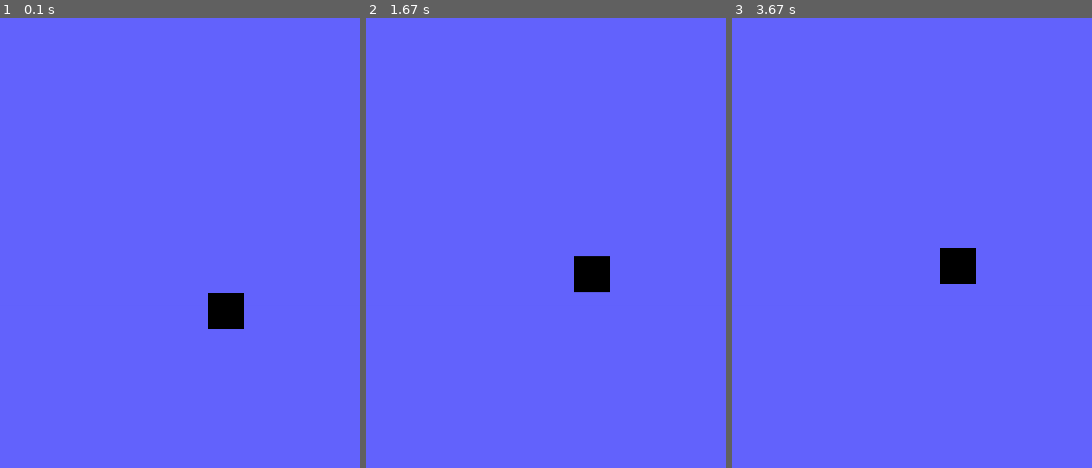
Above: before the commit, frames 1-3 (left to right).
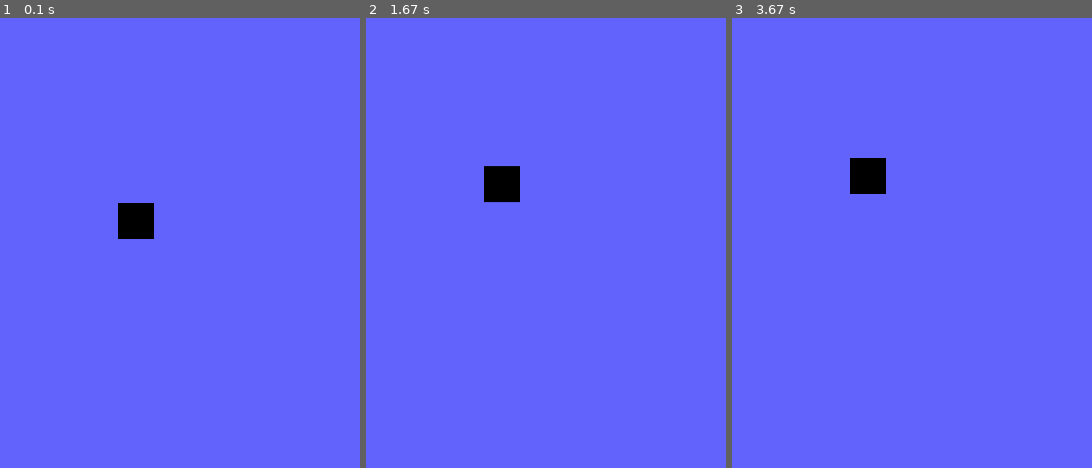
Above: after the commit, the same moments.

Repository: Umepejo/pygame
Game: pygame game, started from dino_game/test.py
Same seed, same stepped clock (60 frames per second), same inputs: the game is played once before the commit and once after it.
Inputs:
- Up to frame 1 (0.1 s): no input
- Up to frame 2 (1.67 s): hold Up 0.33-0.8 s
- Up to frame 3 (3.67 s): no input
The pictures show only the part of the screen within x 21-71%, y 9-59%; the shares and areas given below are measured in that part.
The window is 720x900 before the commit and 540x540 after it. Grey fills any space a smaller window leaves; there, only what the larger window draws over its background counts as a difference.

The runs differ from the first frame. In frame 1, 1.6% of the frame differs, in the area x 32-68%, y 41-70%; in frame 2, 1.6%, in the area x 32-68%, y 32-62%; in frame 3, 1.6%.

Commit message:
basically nothing

Diff:
--- a/dino_game/main.py
+++ b/dino_game/main.py
@@ -46,11 +46,12 @@
         return image
 
     cwd = os.getcwd()
-
-    dino_sheet = pg.image.load(os.path.normpath(cwd+'/dino_game/assets/DinoSprites.png')).convert_alpha()
+    print(cwd)
+    dino_sheet = pg.image.load(os.path.normpath(cwd+'/pygame/dino_game/assets/DinoSprites.png')).convert_alpha()
 
     d_idle_list = []
     d_walk_list = []
+    d_jump_list = []
 
     #Assign sprites
     d_idle_list.append(_image_at(dino_sheet, 0, 24, 24, 3, False))
@@ -60,7 +61,7 @@
     d_walk_list.append(_image_at(dino_sheet, 7, 24, 24, 3, False))
     d_walk_list.append(_image_at(dino_sheet, 8, 24, 24, 3, False))
     d_walk_list.append(_image_at(dino_sheet, 9, 24, 24, 3, False))
-    d_walk_list.append(_image_at(dino_sheet, 10, 24, 24, 3, False))
+    d_jump_list.appned(_image_at(dino_sheet, 11, 24, 24, 3, False))
 
     return d_idle_list, d_walk_list
 
@@ -76,7 +77,7 @@
 
     #Moving left or right based on input + cycling animation
     anim_num += 1
-    if anim_num > 5:
+    if anim_num > 4:
         anim_num = 0
     if flip:
         speed = -speed
--- a/dino_game/settings.py
+++ b/dino_game/settings.py
@@ -1,5 +1,5 @@
 import os
 class Settings():
     #Display
-    dis_width, dis_height = 800, 1000
+    dis_width, dis_height = 600, 600
     background = (100, 100, 255)
--- /dev/null
+++ b/mario_sprite_sheet/main.py
@@ -0,0 +1,86 @@
+import os
+import pygame as pg
+from pygame import image
+from settings import Settings
+
+pg.init()
+
+run = True
+
+d_run_list = []
+anim_num = -1
+
+xchange = 0
+ychange = 0
+xpos = 0
+ypos = 0
+speed = 10
+
+def image_at(sheet, number, width, height, scale):
+    #Make blank and blit image on blank
+    image = pg.Surface((width, height)).convert_alpha()
+    image.blit(sheet, (0, 0), ((number * width), 0, 24, 24))
+    #Modify sprite to "perfection"
+    image = pg.transform.scale(image, (width * scale, height * scale))
+    image.set_colorkey((0, 0, 0))
+    return image
+
+def char_define(dir):
+    dis.fill(Settings.background)
+
+    char =
+
+#Setting up display
+dis = pg.display.set_mode((Settings.dis_width, Settings.dis_height))
+dis.fill(Settings.background)
+
+#Load spritesheet
+dino_sheet = pg.image.load(os.path.normpath(Settings.cwd+'/pygame/mario_sprite_sheet/assets/DinoSprites.png')).convert_alpha()
+
+
+#Assign sprites
+d_idle = image_at(dino_sheet, 0, 24, 24, 3)
+d_run_list.append(image_at(dino_sheet, 5, 24, 24, 3))
+d_run_list.append(image_at(dino_sheet, 6, 24, 24, 3))
+d_run_list.append(image_at(dino_sheet, 7, 24, 24, 3))
+d_run_list.append(image_at(dino_sheet, 8, 24, 24, 3))
+d_run_list.append(image_at(dino_sheet, 9, 24, 24, 3))
+d_run_list.append(image_at(dino_sheet, 10, 24, 24, 3))
+
+while run:
+
+    #Get keys pressed and movement
+    keys = pg.key.get_pressed()
+
+    if keys[pg.K_RIGHT]:
+        anim_num += 1
+        xchange = speed
+        ychange = 0
+        if anim_num > 5:
+            anim_num = 0
+
+        dis.fill(Settings.background)
+        dis.blit(d_run_list[anim_num], (xpos, ypos))
+
+    if keys[pg.K_LEFT]:
+        anim_num += 1
+        xchange = -speed
+        ychange = 0
+        if anim_num > 5:
+            anim_num = 0
+        char = pg.transform.flip(d_run_list[anim_num], True, False)
+        dis.fill(Settings.background)
+        dis.blit(char, (xpos, ypos))
+
+    for event in pg.event.get():
+        if event.type == pg.QUIT:
+            run = False
+        if event.type == pg.KEYDOWN:
+            if event.key == pg.K_q:
+                run = False
+
+    pg.time.delay(100)
+    pg.display.flip()
+
+
+pg.quit()
